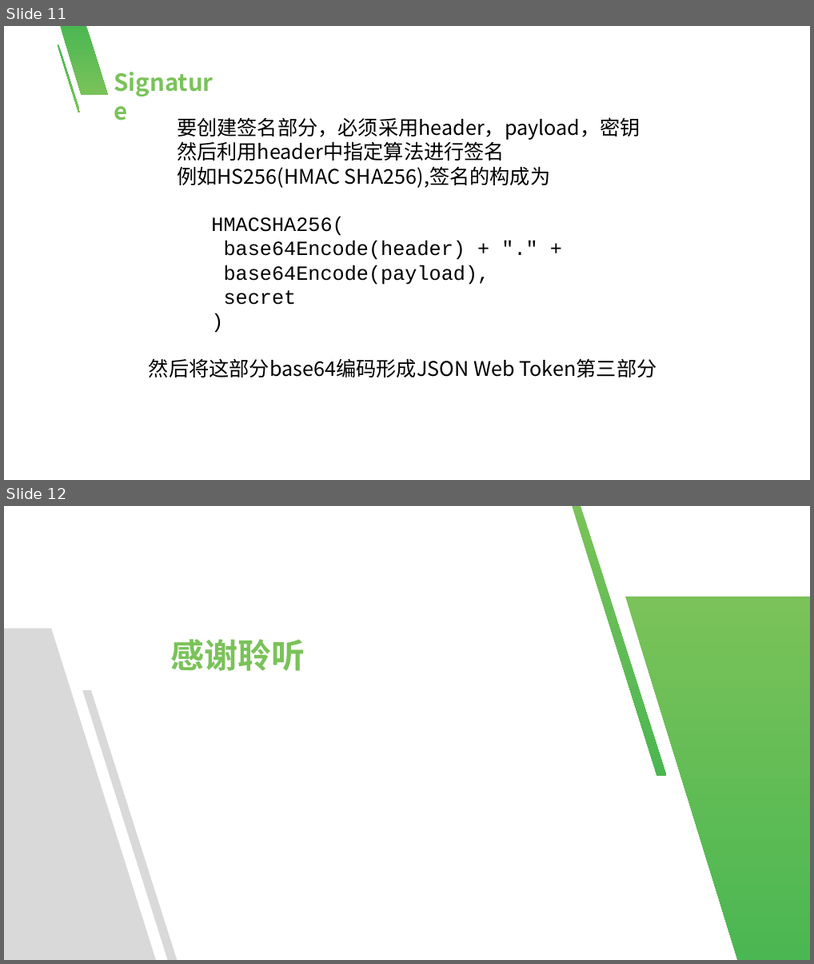
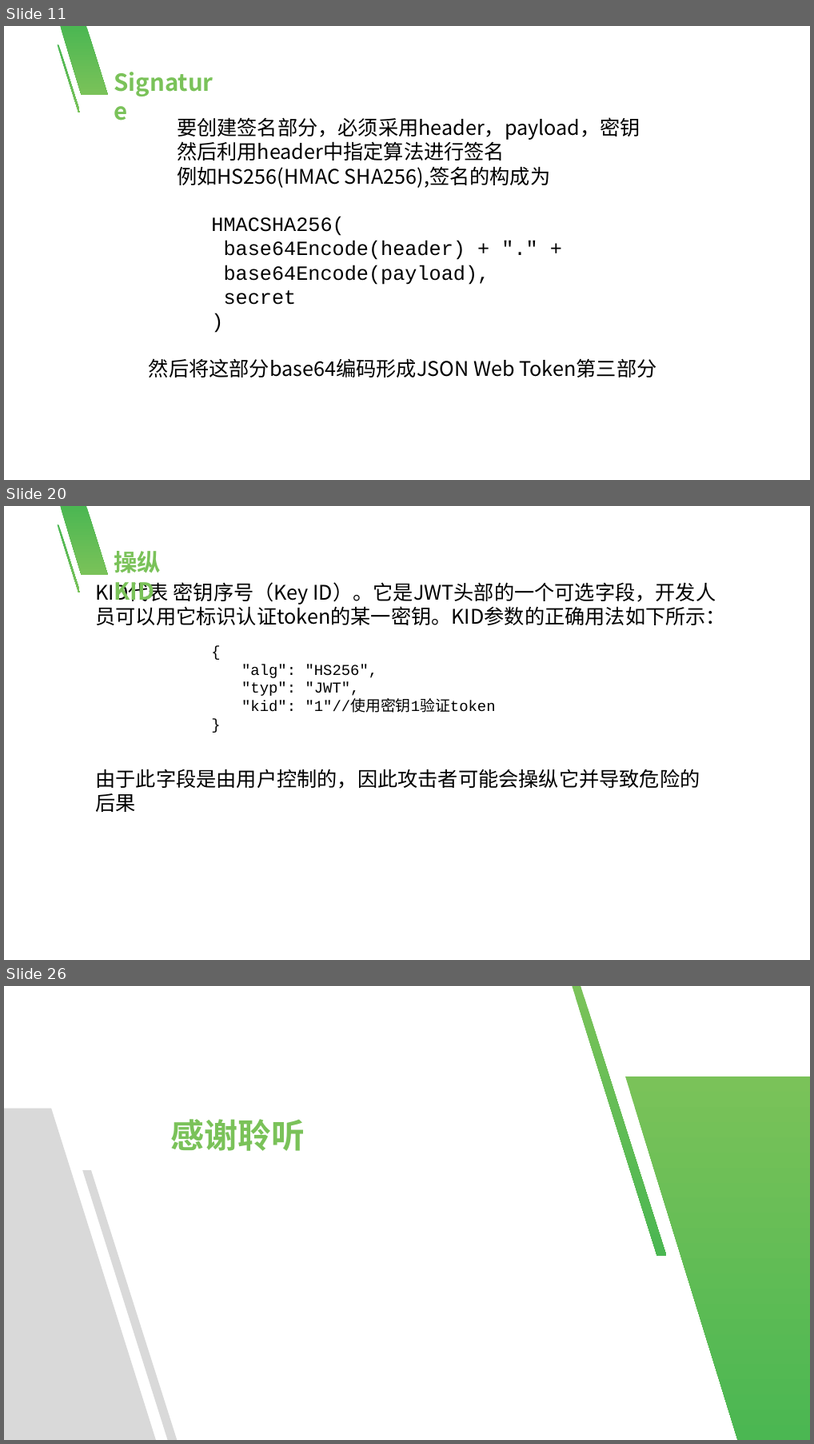
Before and after one commit to xikong-mubai/check_test, a slide deck: web/JWT.pptx. Shown one above the other, each under a label of ours: slides 11 and 12 before the commit, slides 11, 20 and 26 after it; the slides between them are not shown. The pictures are 814x964 and 814x1444 pixels, drawn with LibreOffice and Linux fonts; fonts in the diff are those of the drawing; background and template pictures are left out. Boxes give left, top, right and bottom in pixels: in the first picture for what was removed or moved away, otherwise in the second. Text is boxed around its words. In the diff, an @@ line names an element or a change of style, - is before the commit and + after.

```diff
--- a/web/JWT.pptx
+++ b/web/JWT.pptx
@@ slide 20 added at bbox=[4, 506, 810, 960], background #FFFFFF; not listed: 2 template elements that a slide beside it also shows @@
@@ text added at bbox=[114, 551, 162, 601], 28 pt, text #7AC259, bold @@
+操纵KID
@@ text added at bbox=[96, 582, 727, 625], 24 pt, text #000000 @@
+KID代表 密钥序号（Key ID）。它是JWT头部的一个可选字段，开发人员可以用它标识认证token的某一密钥。KID参数的正确用法如下所示：
@@ text added at bbox=[242, 664, 496, 712], 18 pt, text #000000 @@
+{
+  "alg": "HS256",
+  "typ": "JWT",
+  "kid": "1"//使用密钥1验证token
+}
@@ text added at bbox=[96, 768, 701, 812], 24 pt, text #000000 @@
+由于此字段是由用户控制的，因此攻击者可能会操纵它并导致危险的后果
@@ what was slide 12 is now slide 26 @@
```
Also in this commit, not shown: 13 other slides added.
